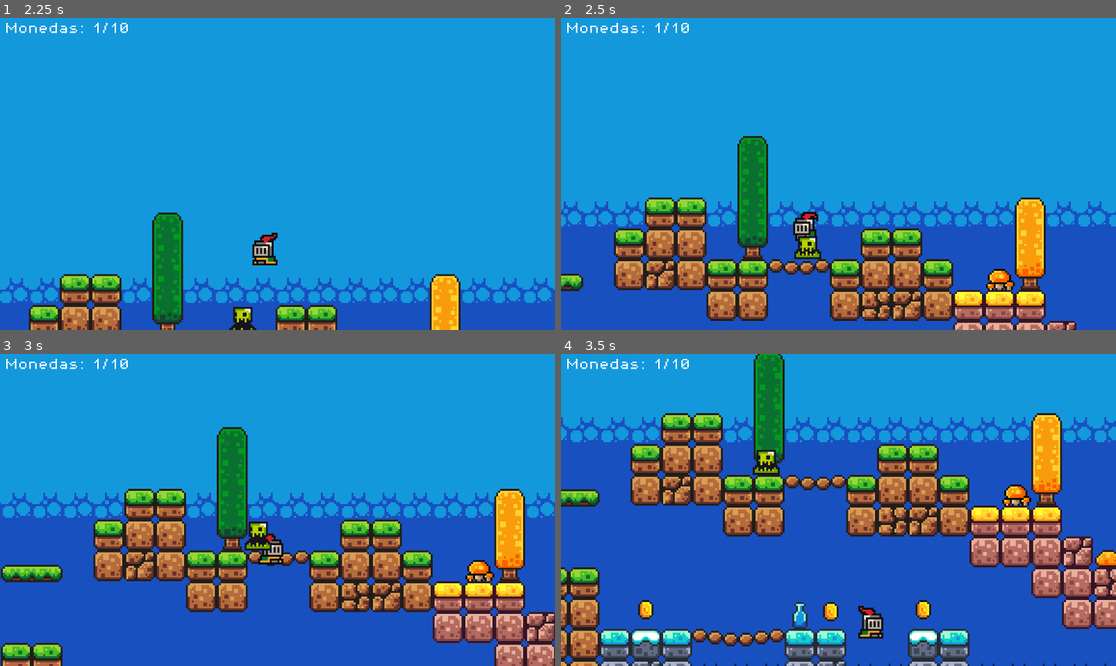
Above: before the commit, frames 1-4 (two rows, left to right).
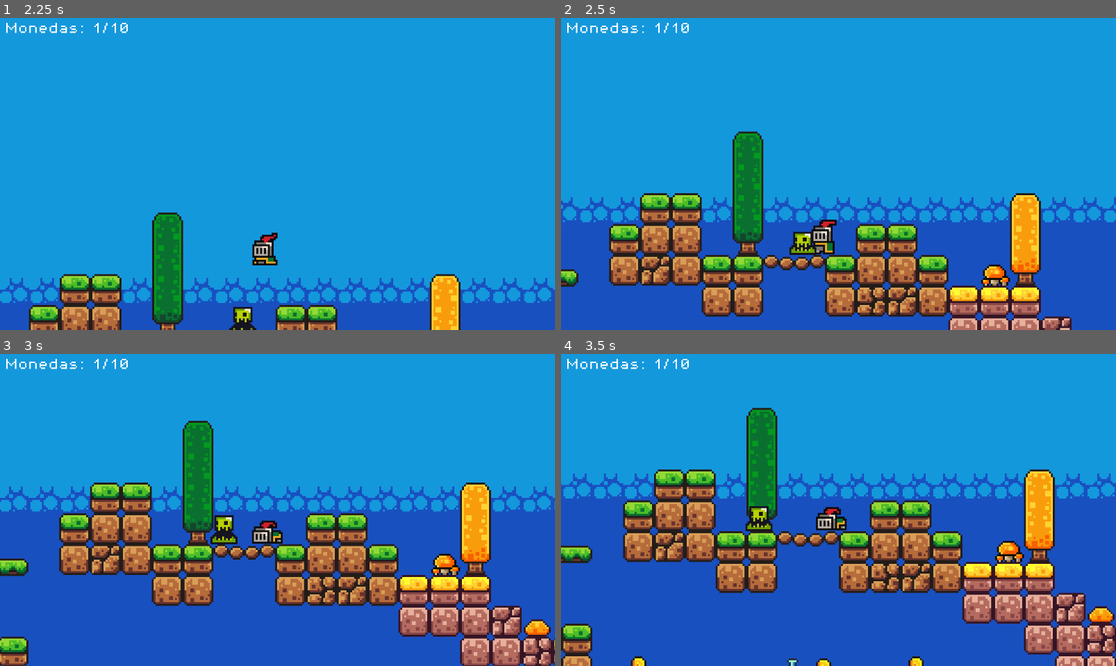
Above: after the commit, the same moments.

Repository: Lavi-85/first-game
Game: Godot game, scene res://scenes/game.tscn
Two runs of this game, one before a commit and one after it. Both use one fixed random seed, a clock stepped at 60 frames per second and the inputs below.
Inputs:
- Up to frame 1 (2.25 s): hold Right (move_right) 0.53-2.03 s; tap Space (jump) at 0.6, 0.77, 1.07, 1.35, 1.52, 1.82, 2.1 s; hold Left (move_left) from 2.03 s (still down)
- Up to frame 2 (2.5 s): keep holding Left (move_left)
- Up to frame 3 (3 s): release Left (move_left) at 2.78 s; hold Right (move_right) from 2.78 s (still down); tap Space (jump) at 2.85 s
- Up to frame 4 (3.5 s): keep holding Right (move_right); tap Space (jump) at 3.02, 3.32 s

Frame 1 is identical in both runs. In frame 2, 21% of the frame differs, in the area x 0-100%, y 36-100%; in frame 3, 33%; in frame 4, 55%, in the area x 0-100%, y 0-100%.

Commit message:
Added death animation

Diff:
--- a/scenes/player.tscn
+++ b/scenes/player.tscn
@@ -1,8 +1,40 @@
-[gd_scene load_steps=32 format=3 uid="uid://csvqqprbli4lj"]
+[gd_scene load_steps=35 format=3 uid="uid://csvqqprbli4lj"]
 
 [ext_resource type="Script" path="res://scripts/player.gd" id="1_1e8cn"]
 [ext_resource type="Texture2D" uid="uid://2jv28sgsds1o" path="res://assets/sprites/knight.png" id="1_f0ttq"]
 
+[sub_resource type="AtlasTexture" id="AtlasTexture_tk0pn"]
+atlas = ExtResource("1_f0ttq")
+region = Rect2(32, 224, 32, 32)
+
+[sub_resource type="AtlasTexture" id="AtlasTexture_wurci"]
+atlas = ExtResource("1_f0ttq")
+region = Rect2(64, 224, 32, 32)
+
+[sub_resource type="AtlasTexture" id="AtlasTexture_877hk"]
+atlas = ExtResource("1_f0ttq")
+region = Rect2(96, 224, 32, 32)
+
+[sub_resource type="AtlasTexture" id="AtlasTexture_d0fl3"]
+atlas = ExtResource("1_f0ttq")
+region = Rect2(192, 160, 32, 32)
+
+[sub_resource type="AtlasTexture" id="AtlasTexture_v4v6e"]
+atlas = ExtResource("1_f0ttq")
+region = Rect2(96, 160, 32, 32)
+
+[sub_resource type="AtlasTexture" id="AtlasTexture_4pkln"]
+atlas = ExtResource("1_f0ttq")
+region = Rect2(128, 160, 32, 32)
+
+[sub_resource type="AtlasTexture" id="AtlasTexture_im4rp"]
+atlas = ExtResource("1_f0ttq")
+region = Rect2(160, 160, 32, 32)
+
+[sub_resource type="AtlasTexture" id="AtlasTexture_oand7"]
+atlas = ExtResource("1_f0ttq")
+region = Rect2(64, 160, 32, 32)
+
 [sub_resource type="AtlasTexture" id="AtlasTexture_k4um2"]
 atlas = ExtResource("1_f0ttq")
 region = Rect2(64, 224, 32, 32)
@@ -24,26 +56,6 @@
 region = Rect2(96, 0, 32, 32)
 
 [sub_resource type="AtlasTexture" id="AtlasTexture_4e5um"]
-atlas = ExtResource("1_f0ttq")
-region = Rect2(64, 160, 32, 32)
-
-[sub_resource type="AtlasTexture" id="AtlasTexture_d0fl3"]
-atlas = ExtResource("1_f0ttq")
-region = Rect2(192, 160, 32, 32)
-
-[sub_resource type="AtlasTexture" id="AtlasTexture_v4v6e"]
-atlas = ExtResource("1_f0ttq")
-region = Rect2(96, 160, 32, 32)
-
-[sub_resource type="AtlasTexture" id="AtlasTexture_4pkln"]
-atlas = ExtResource("1_f0ttq")
-region = Rect2(128, 160, 32, 32)
-
-[sub_resource type="AtlasTexture" id="AtlasTexture_im4rp"]
-atlas = ExtResource("1_f0ttq")
-region = Rect2(160, 160, 32, 32)
-
-[sub_resource type="AtlasTexture" id="AtlasTexture_oand7"]
 atlas = ExtResource("1_f0ttq")
 region = Rect2(64, 160, 32, 32)
 
@@ -115,6 +127,40 @@
 animations = [{
 "frames": [{
 "duration": 1.0,
+"texture": SubResource("AtlasTexture_tk0pn")
+}, {
+"duration": 1.0,
+"texture": SubResource("AtlasTexture_wurci")
+}, {
+"duration": 1.0,
+"texture": SubResource("AtlasTexture_877hk")
+}],
+"loop": false,
+"name": &"dead",
+"speed": 10.0
+}, {
+"frames": [{
+"duration": 1.0,
+"texture": SubResource("AtlasTexture_d0fl3")
+}, {
+"duration": 1.0,
+"texture": SubResource("AtlasTexture_v4v6e")
+}, {
+"duration": 1.0,
+"texture": SubResource("AtlasTexture_4pkln")
+}, {
+"duration": 1.0,
+"texture": SubResource("AtlasTexture_im4rp")
+}, {
+"duration": 1.0,
+"texture": SubResource("AtlasTexture_oand7")
+}],
+"loop": true,
+"name": &"doubleJump",
+"speed": 10.0
+}, {
+"frames": [{
+"duration": 1.0,
 "texture": SubResource("AtlasTexture_k4um2")
 }],
 "loop": false,
@@ -144,26 +190,6 @@
 }],
 "loop": false,
 "name": &"jump",
-"speed": 10.0
-}, {
-"frames": [{
-"duration": 1.0,
-"texture": SubResource("AtlasTexture_d0fl3")
-}, {
-"duration": 1.0,
-"texture": SubResource("AtlasTexture_v4v6e")
-}, {
-"duration": 1.0,
-"texture": SubResource("AtlasTexture_4pkln")
-}, {
-"duration": 1.0,
-"texture": SubResource("AtlasTexture_im4rp")
-}, {
-"duration": 1.0,
-"texture": SubResource("AtlasTexture_oand7")
-}],
-"loop": true,
-"name": &"jump2",
 "speed": 10.0
 }, {
 "frames": [{
@@ -232,7 +258,7 @@
 [node name="AnimatedSprite2D" type="AnimatedSprite2D" parent="."]
 position = Vector2(0, -12)
 sprite_frames = SubResource("SpriteFrames_rvuxm")
-animation = &"jump2"
+animation = &"dead"
 autoplay = "idle"
 
 [node name="CollisionShape2D" type="CollisionShape2D" parent="."]
--- a/scripts/game_manager.gd
+++ b/scripts/game_manager.gd
@@ -13,11 +13,11 @@
 func add_point():
 	score += 1
 	if score == 1:
-		score_label.text = "Obtuviste una sola moneda! Aún te faltan "  + str(MAX_COINS - score) + "."
+		score_label.text = "Obtuviste una sola moneda! Aún te faltan "  + str(MAX_COINS - score)
 	elif (MAX_COINS - score) > 1:
-		score_label.text = "Obtuviste " + str(score) + " monedas! Pero aún te faltan "  + str(MAX_COINS - score) + "."
+		score_label.text = "Obtuviste " + str(score) + " monedas! Pero aún te faltan "  + str(MAX_COINS - score)
 	elif (MAX_COINS - score) == 1:
-		score_label.text = "Obtuviste " + str(score) + " monedas! Pero aún te falta una."
+		score_label.text = "Obtuviste " + str(score) + " monedas! Pero aún te falta una"
 	else:
 		score_label.text = "Obtuviste todas las monedas!"
 	update_score()
--- a/scripts/killzone.gd
+++ b/scripts/killzone.gd
@@ -3,9 +3,10 @@
 @onready var timer: Timer = $Timer
 
 func _on_body_entered(body: Node2D) -> void:
+	body.removeHealth()
 	Engine.time_scale = 0.5
-	body.velocity.y = -150
-	body.get_node("CollisionShape2D").queue_free()
+#	body.velocity.y = -150
+#	body.get_node("CollisionShape2D").queue_free()
 	timer.start()
 
 
--- a/scripts/player.gd
+++ b/scripts/player.gd
@@ -1,5 +1,4 @@
 extends CharacterBody2D
-
 
 const SPEED = 130.0
 const JUMP_VELOCITY = -300.0
@@ -9,6 +8,8 @@
 
 var jumps = 0
 var direction = 0
+var isDead = false
+var life = 1
 
 func _physics_process(delta: float) -> void:
 	# Add the gravity.
@@ -17,36 +18,47 @@
 	else:
 		jumps = 0
 
-	# Handle jump.
-	if Input.is_action_just_pressed("jump") and jumps < MAX_JUMPS:
-		velocity.y = JUMP_VELOCITY
-		jumps += 1
+	if not isDead:
+		# Handle jump.
+		if Input.is_action_just_pressed("jump") and jumps < MAX_JUMPS:
+			velocity.y = JUMP_VELOCITY
+			jumps += 1
+		# Handle movement.
+		direction = Input.get_axis("move_left", "move_right")
 
-	direction = Input.get_axis("move_left", "move_right")
+		#flip sprites
+		if direction > 0:
+			animated_sprite.flip_h = false
+		elif direction < 0:
+			animated_sprite.flip_h = true
 
-	#flip sprites
-	if direction > 0:
-		animated_sprite.flip_h = false
-	elif direction < 0:
-		animated_sprite.flip_h = true
+		#play animations
+		if is_on_floor():
+			if direction == 0:
+				animated_sprite.play("idle")
+			else:
+				animated_sprite.play("run")
+		else:
+			if velocity.y > 1:
+				animated_sprite.play("fall")
+			elif jumps > 1:
+				animated_sprite.play("doubleJump")
+			else:
+				animated_sprite.play("jump")
 
-	#play animations
-	if is_on_floor():
-		if direction == 0:
-			animated_sprite.play("idle")
+		if direction:
+			velocity.x = direction * SPEED
 		else:
-			animated_sprite.play("run")
-	else:
-		if velocity.y > 1:
-			animated_sprite.play("fall")
-		elif jumps > 1:
-			animated_sprite.play("jump2")
-		else:
-			animated_sprite.play("jump")
+			velocity.x = move_toward(velocity.x, 0, SPEED)
 
-	if direction:
-		velocity.x = direction * SPEED
-	else:
-		velocity.x = move_toward(velocity.x, 0, SPEED)
+		move_and_slide()
 
-	move_and_slide()
+func addHealth(health = 1):
+	life += health
+
+
+func removeHealth(health = 1):
+	life -= health
+	if life <= 0 && isDead == false:
+		isDead = true
+		animated_sprite.play("dead")
